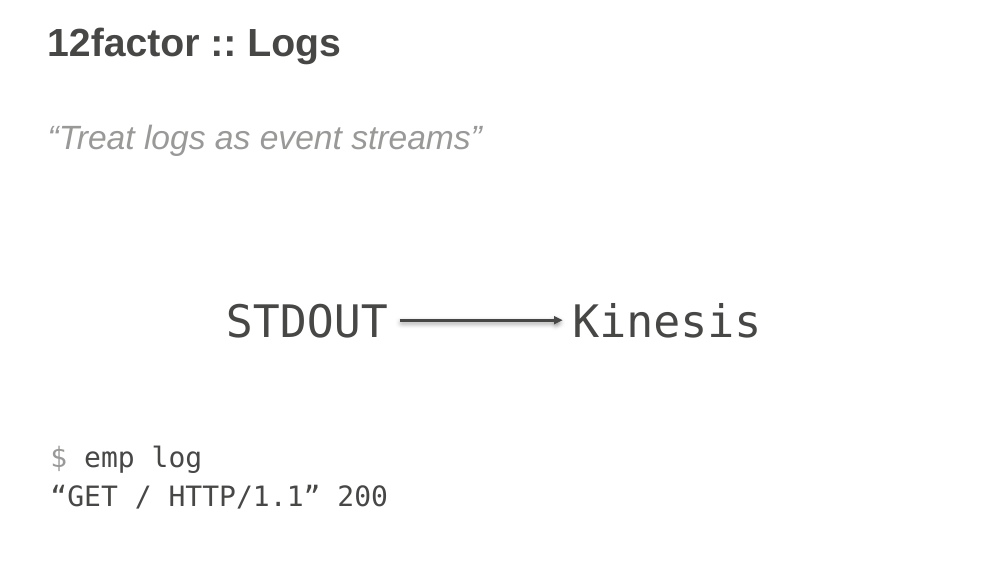
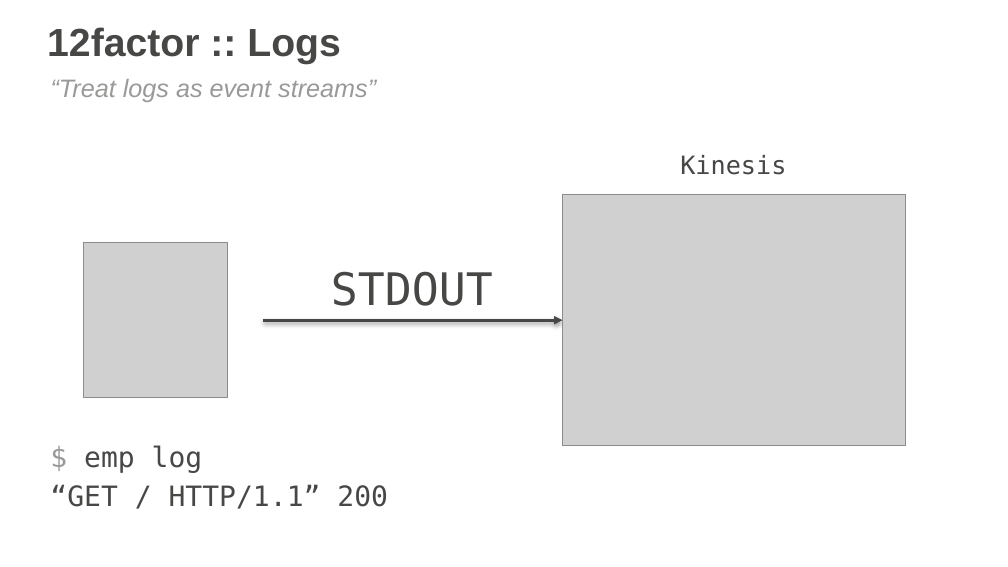
Before and after one commit to remind101/reInvent-2015, a slide deck: slide 29 of slides/slides-loft.pptx. Drawn at 1008x567 pixels with LibreOffice and Linux fonts; fonts in the diff are those of the drawing; grey boxes stand for pictures; background and template pictures are left out. Boxes give left, top, right and bottom in pixels: in the first picture for what was removed or moved away, otherwise in the second. Text is boxed around its words. In the diff, an @@ line names an element or a change of style, - is before the commit and + after.

```diff
--- a/slides/slides-loft.pptx
+++ b/slides/slides-loft.pptx
@@ text "“Treat logs as event streams”": place and size @@
-text "“Treat logs as event streams”" at <box>48,125,482,156</box>
+text "“Treat logs as event streams”" at <box>51,79,376,102</box>
@@ text "“Treat logs as event streams”" at <box>51,79,376,102</box>: size 24 to 18 pt; less space between paragraphs @@
@@ text "Kinesis": place and size @@
-text "Kinesis" at <box>572,303,761,338</box>
+text "Kinesis" at <box>680,155,786,175</box>
@@ text "Kinesis" at <box>680,155,786,175</box>: size 32 to 18 pt @@
@@ picture added at <box>562,195,905,446</box> @@
@@ picture added at <box>84,243,228,398</box> @@
@@ text "STDOUT": place and size @@
-text "STDOUT" at <box>226,303,388,338</box>
+text "STDOUT" at <box>331,271,493,306</box>
@@ arrow moved from (399, 321) - (562, 321) to (263, 321) - (562, 321) @@
```
Also in this commit, not shown: 18 other slides changed, 1 other file.
